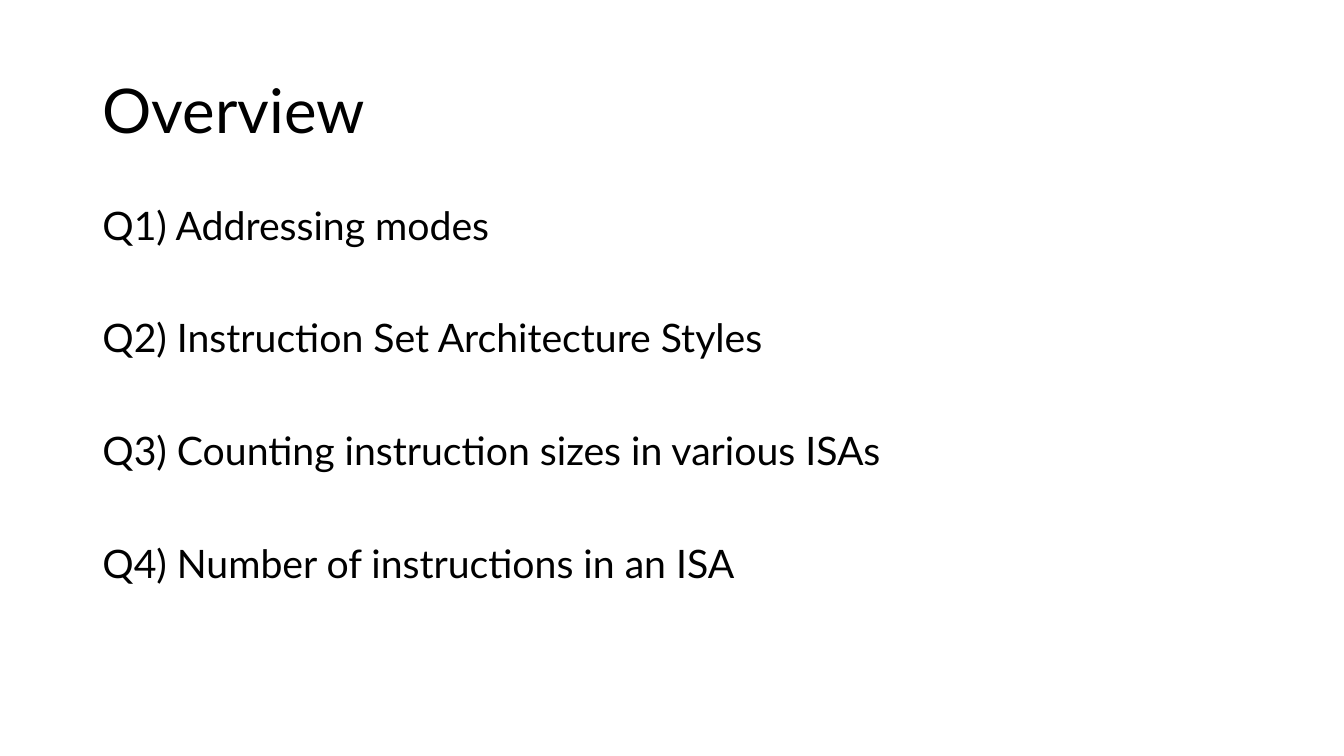
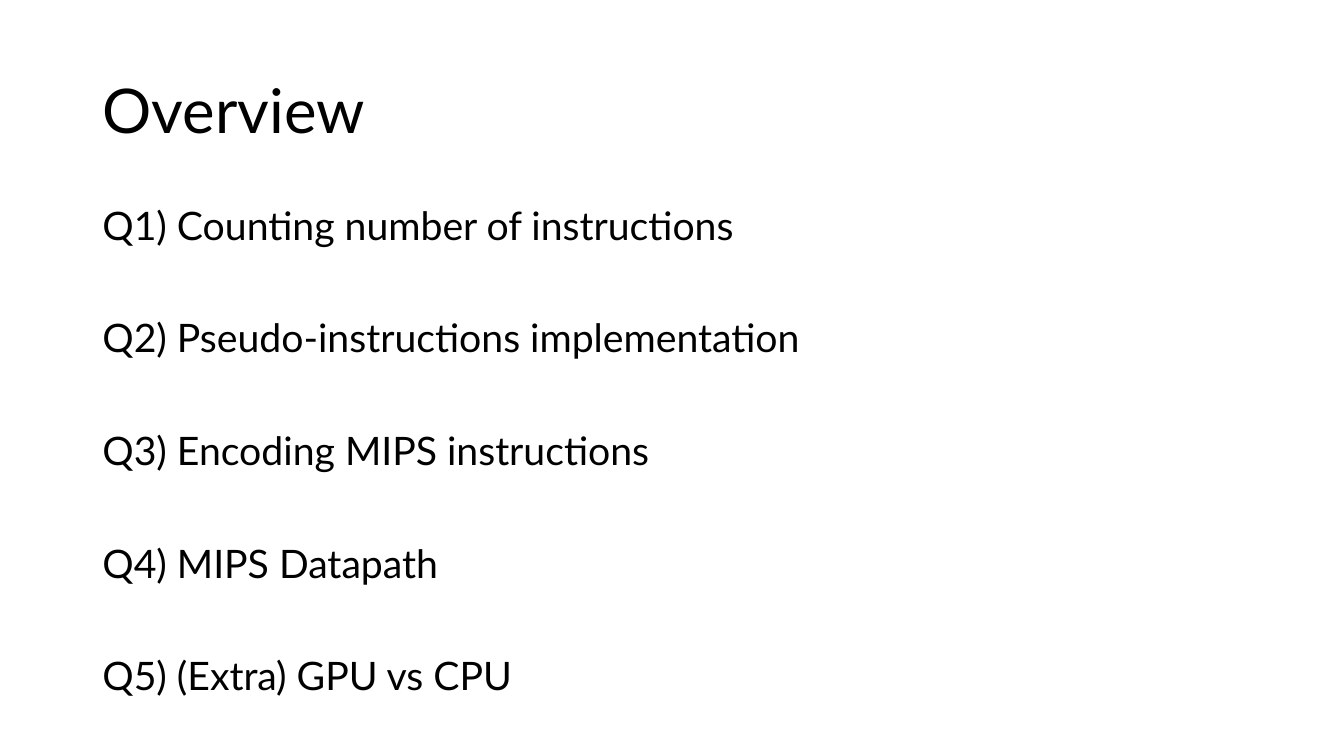
Before and after one commit to theodoreleebrant-acad/TA-2425S1-dev, a slide deck: slide 2 of CS2100/CS2100 Tutorial 4.pptx. Drawn at 1344x756 pixels with LibreOffice and Linux fonts; fonts in the diff are those of the drawing. Boxes give left, top, right and bottom in pixels: in the first picture for what was removed or moved away, otherwise in the second. Text is boxed around its words. In the diff, an @@ line names an element or a change of style, - is before the commit and + after.

```diff
--- a/CS2100/CS2100 Tutorial 4.pptx
+++ b/CS2100/CS2100 Tutorial 4.pptx
@@ text at (102,209,799,696): text changed @@
-Q1) Addressing modes
-Q2) Instruction Set Architecture Styles
-Q3) Counting instruction sizes in various ISAs
-Q4) Number of instructions in an ISA
+Q1) Counting number of instructions
+Q2) Pseudo-instructions implementation
+Q3) Encoding MIPS instructions
+Q4) MIPS Datapath
+Q5) (Extra) GPU vs CPU
```
Also in this commit, not shown: 8 other slides changed, 24 slides added, 5 slides removed, 7 other files.
